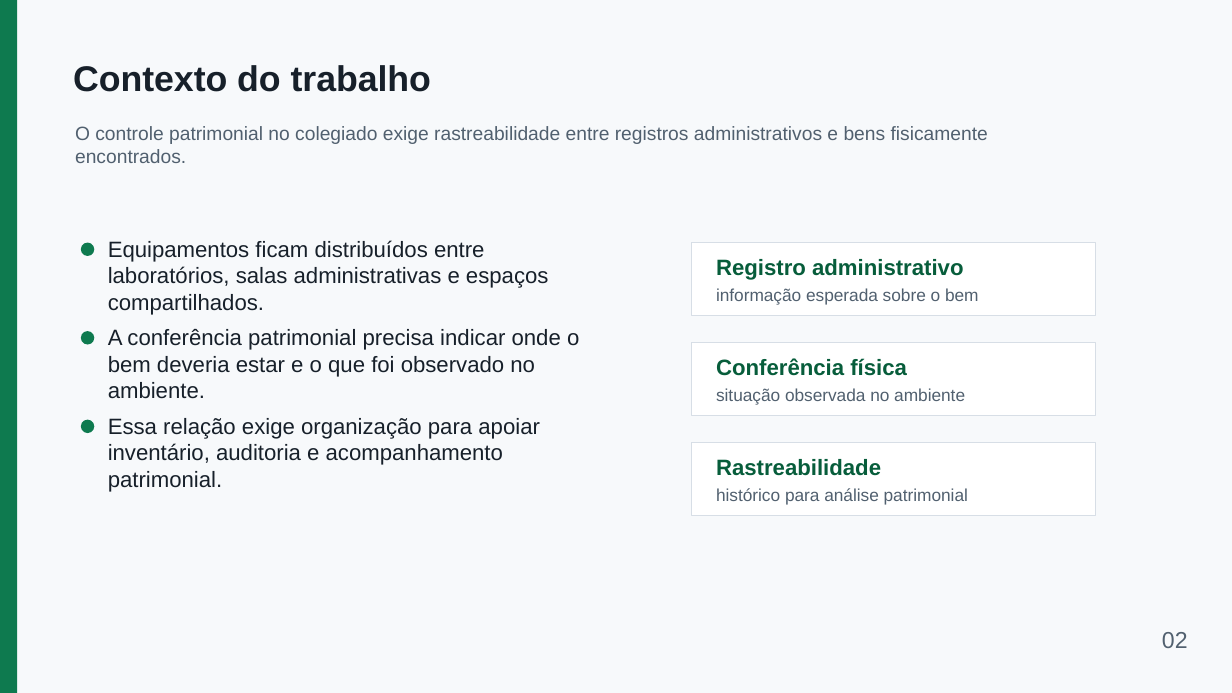
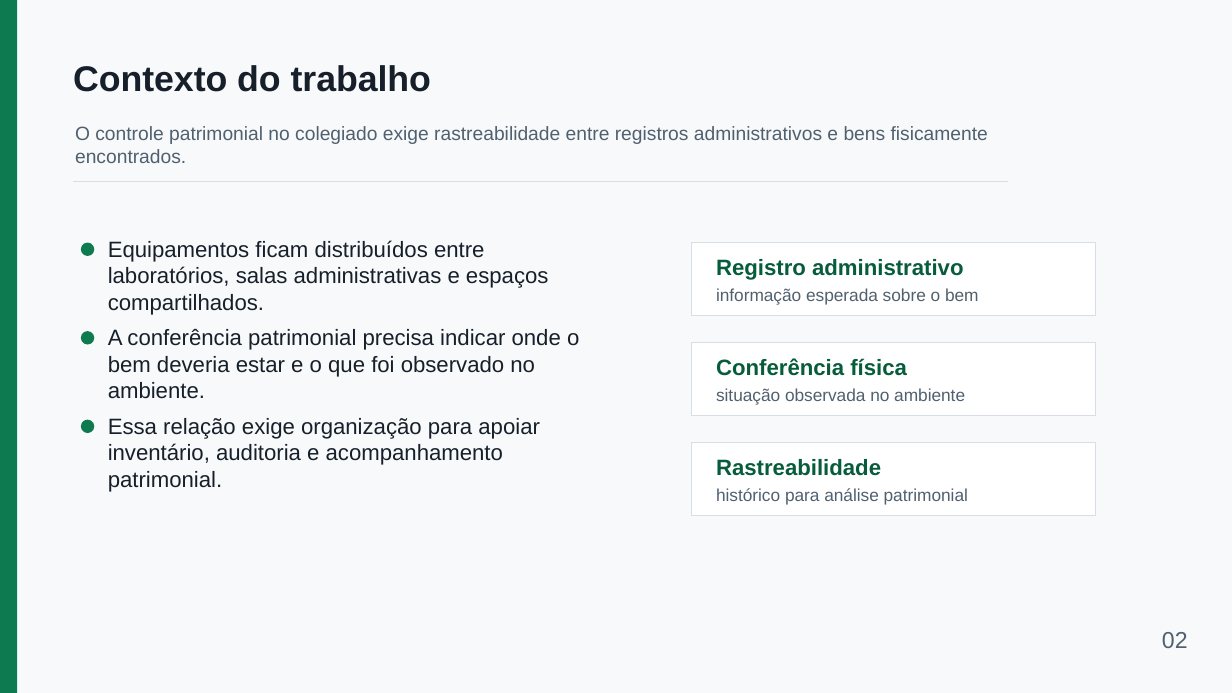
Before and after one commit to EzekLobo/InventoryRFID, a slide deck: slide 2 of docs/tcc/apresentacao-inventoryrfid-15min.pptx. Drawn at 1232x693 pixels with LibreOffice and Linux fonts; fonts in the diff are those of the drawing. Boxes give left, top, right and bottom in pixels: in the first picture for what was removed or moved away, otherwise in the second. Text is boxed around its words. In the diff, an @@ line names an element or a change of style, - is before the commit and + after.

```diff
--- a/docs/tcc/apresentacao-inventoryrfid-15min.pptx
+++ b/docs/tcc/apresentacao-inventoryrfid-15min.pptx
@@ line added from (73, 181) to (1008, 181), #D7DEE6 0.8 pt @@
```
Also in this commit, not shown: 10 other slides changed, 2 slides added, 3 slides removed, 2 other files.
